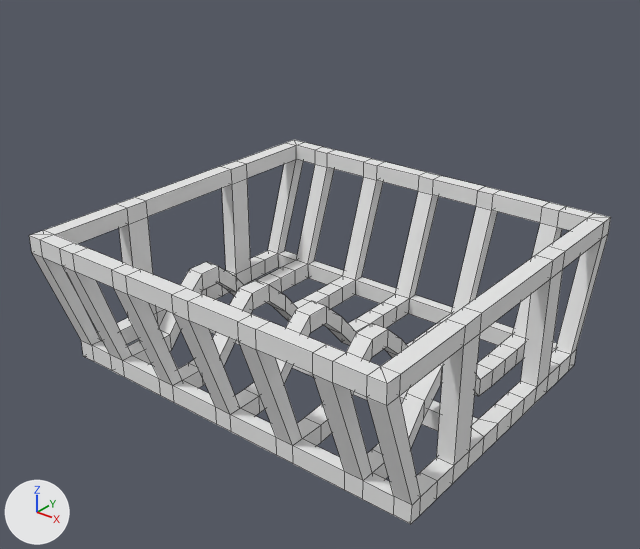
Before and after pictures for a commit that changed the OBJ model partyDarling/source/PartyDarling/assets/meshes/furniture/kitchen_counter_contents_1.obj.
One viewpoint serves both versions: a 50 mm camera at (5.92, -7.53, 5.84) aimed at (0.11, -0.27, 1.34). The axes (+X, +Y, +Z) are drawn at lower left. The lights are the same throughout. Mesh edges are drawn as thin lines. Where no turn or scale is listed for an object, it has been applied to the vertices.

The first picture shows 'kitchen_counter_contents_1'.
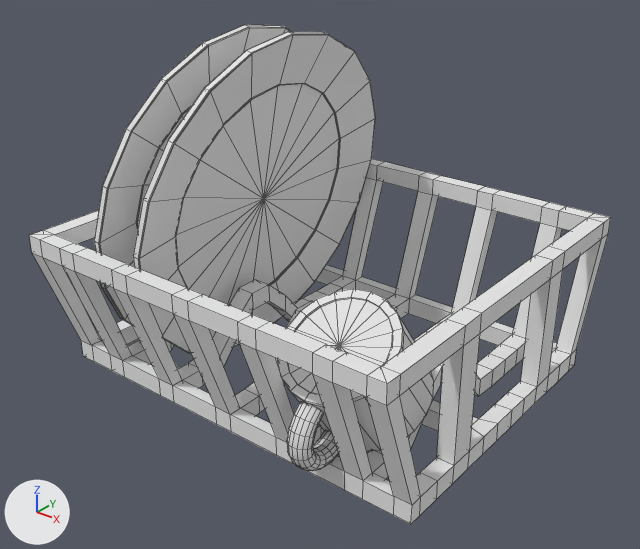
Boxes [x1, y1, x2, y2] around the edits, measured in the pictures (640 x 549 px):
'kitchen_counter_contents_1', reshaped (30% taller): before [29, 140, 611, 524]; after [29, 25, 611, 524]
part 1 of me_kitchen_counter_contents_1, added: after [94, 25, 292, 325]
part 2 of me_kitchen_counter_contents_1, added: after [133, 32, 376, 353]
part 3 of me_kitchen_counter_contents_1, added: after [287, 401, 339, 471]
part 4 of me_kitchen_counter_contents_1, added: after [278, 289, 433, 451]

The change, as a list of edits to the scene's bpy script:
```text
Change me_kitchen_counter_contents_1:
    used by ob_kitchen_counter_contents_1; location = (0.0, 0.0, 0.0)
    remove me_kitchen_counter_contents_1.from_pydata(...)  # 536 vertices, 591 faces; spans x -2.48..2.48, y -2.33..2.33, z 0.0..1.83
    add me_kitchen_counter_contents_1.from_pydata(...)  # 1409 vertices, 1531 faces; spans x -2.48..2.48, y -2.33..2.33, z -0.15..3.99
    me_kitchen_counter_contents_1 part 1: a new loose piece of 282 vertices spanning x -2.01..-1.12, y -2.1..2.1, z -0.15..3.99, in mat_initialshadinggroup (white #e7e7e7)
    me_kitchen_counter_contents_1 part 2: a new loose piece of 282 vertices spanning x -1.36..-0.47, y -2.1..2.1, z -0.15..3.99, in mat_initialshadinggroup (white #e7e7e7)
    me_kitchen_counter_contents_1 part 3: a new loose piece of 167 vertices spanning x 1.22..1.52, y -2.25..-1.53, z 0.2..0.99, in mat_initialshadinggroup (white #e7e7e7)
    me_kitchen_counter_contents_1 part 4: a new loose piece of 142 vertices spanning x 0.69..2.03, y -2.06..-0.37, z 0.16..1.79, in mat_initialshadinggroup (white #e7e7e7)
```
